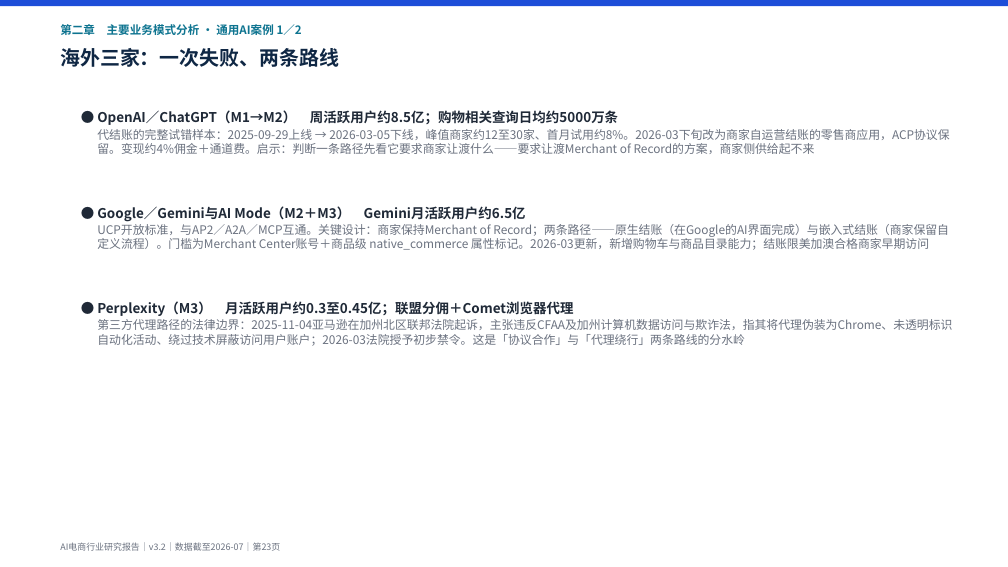
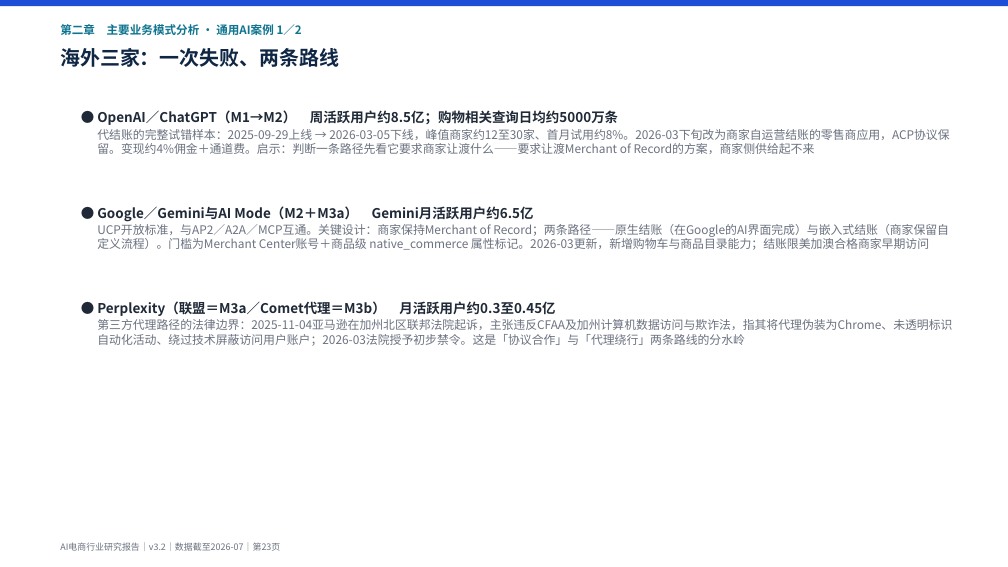
Before and after one commit to breeze2623-create/Aicommerce, a slide deck: slide 23 of report/AI电商行业研究报告.pptx. Drawn at 1008x567 pixels with LibreOffice and Linux fonts; fonts in the diff are those of the drawing. Boxes give left, top, right and bottom in pixels: in the first picture for what was removed or moved away, otherwise in the second. Text is boxed around its words. In the diff, an @@ line names an element or a change of style, - is before the commit and + after.

```diff
--- a/report/AI电商行业研究报告.pptx
+++ b/report/AI电商行业研究报告.pptx
@@ text at [97, 206, 534, 221]: text changed @@
-● Google／Gemini与AI Mode（M2＋M3） Gemini月活跃用户约6.5亿
+● Google／Gemini与AI Mode（M2＋M3a） Gemini月活跃用户约6.5亿
@@ text at [97, 301, 555, 316]: text changed @@
-● Perplexity（M3） 月活跃用户约0.3至0.45亿；联盟分佣＋Comet浏览器代理
+● Perplexity（联盟＝M3a／Comet代理＝M3b） 月活跃用户约0.3至0.45亿
```
Also in this commit, not shown: 9 other slides changed, 15 other files.
